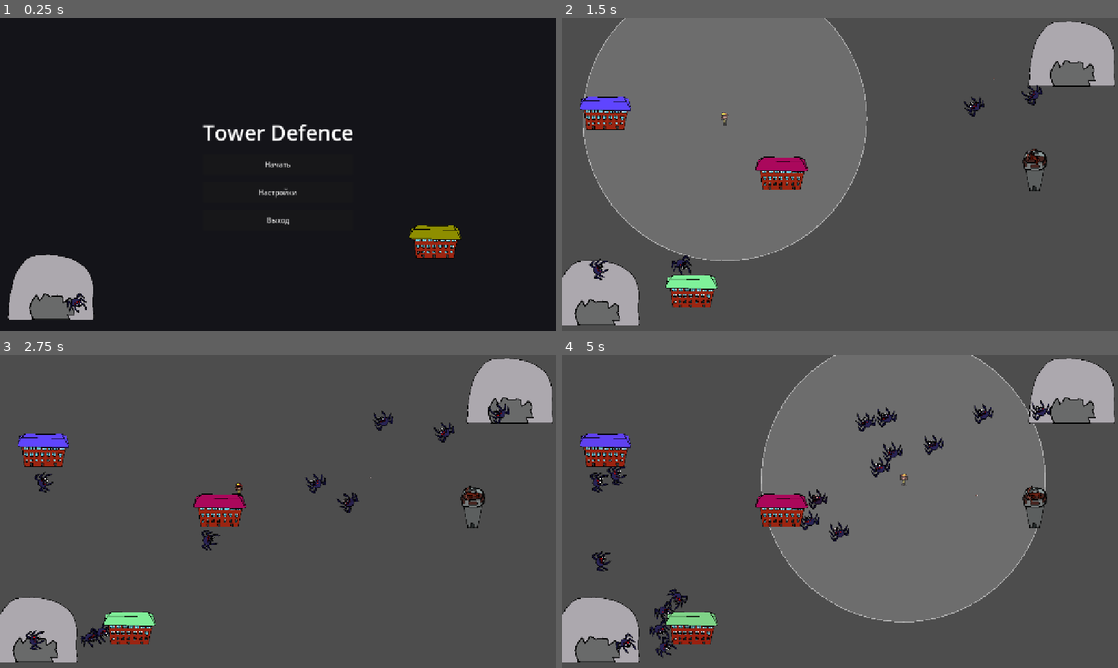
Above: before the commit, frames 1-4 (two rows, left to right).
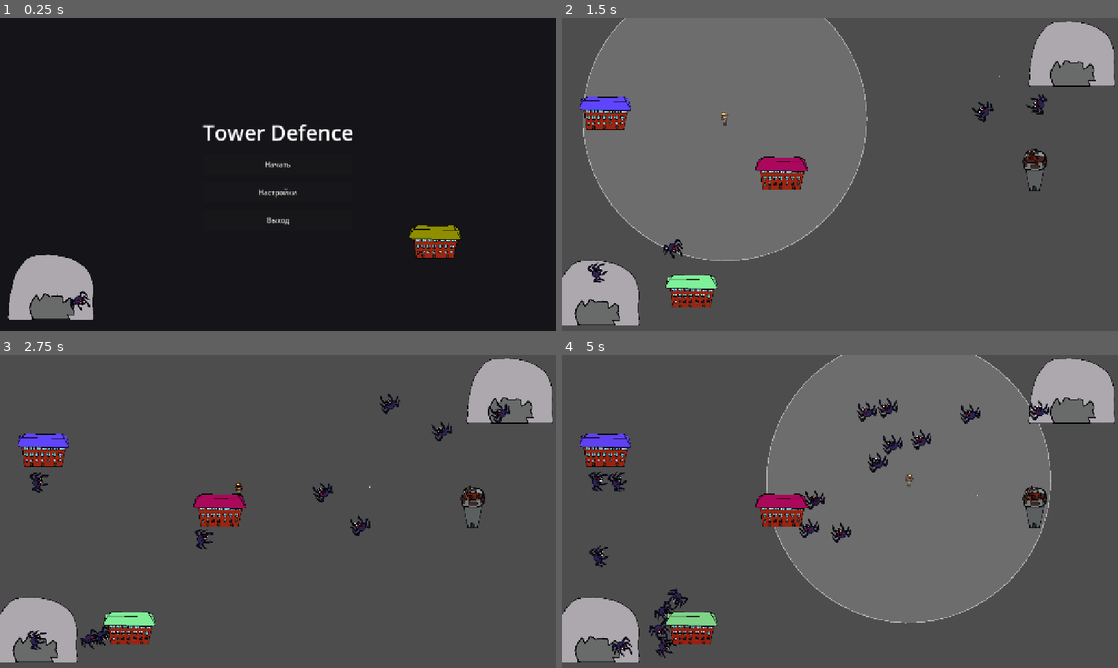
Above: after the commit, the same moments.

Repository: ternaryCat/ldjam59
Game: Godot game, scene res://components/menu.tscn
The game is run twice, just before and just after one commit, with the same random seed, the same clock (stepped at 60 frames per second) and the same inputs.
Inputs:
- Up to frame 1 (0.25 s): no input
- Up to frame 2 (1.5 s): click "Начать" at 0.5 s; hold D (right) from 1.28 s (still down); hold Space (activate) from 1.28 s (still down)
- Up to frame 3 (2.75 s): release D (right) at 2.03 s; release Space (activate) at 2.03 s; hold S (down) from 2.03 s (still down); tap Space (activate) at 2.1 s
- Up to frame 4 (5 s): release S (down) at 2.78 s; hold Space (activate) 2.78-3.53 s; hold D (right) 2.78-4.28 s; tap W (top) at 2.85 s; tap Space (activate) at 3.6 s; hold A (left) from 4.28 s (still down); hold Space (activate) from 4.28 s (still down)

The runs differ from the first frame. In frame 1, 0.1% of the frame differs, in the area x 12-17%, y 86-95%; in frame 2, 0.8%; in frame 3, 1.4%; in frame 4, 4.4%, in the area x 4-88%, y 0-97%.

Commit message:
add random to enimes movements

Diff:
--- a/components/level/enemy.gd
+++ b/components/level/enemy.gd
@@ -9,6 +9,14 @@
 const DEAD_COLOR: Color = Color(1, 0.2, 0.2)
 const SEPARATION_DIST: float = 45.0
 const NEIGHBOR_PUSH: float = 15.0
+const DRIFT_IMPULSE_MIN: float = 2.0
+const DRIFT_IMPULSE_MAX: float = 5.0
+const DRIFT_CAP_MIN: float = 0.35
+const DRIFT_CAP_MAX: float = 0.65
+const DRIFT_DECAY: float = 1.5
+const SPEED_MULT_MIN: float = 0.85
+const SPEED_MULT_MAX: float = 1.15
+const TARGET_JITTER: float = 25.0
 
 var _in_field: bool = false
 var _player: CharacterBody2D = null
@@ -17,6 +25,11 @@
 var _attack_cooldown: float = 0.0
 var _target_building: Node2D = null
 var _query: PhysicsShapeQueryParameters2D
+var _drift_impulse: float = 0.0
+var _drift_cap: float = 0.0
+var _drift_angle: float = 0.0
+var _speed_mult: float = 1.0
+var _target_offset: Vector2 = Vector2.ZERO
 
 @onready var _sprite: AnimatedSprite2D = $sprite
 @onready var _collision: Area2D = $collision
@@ -34,17 +47,27 @@
 	_query.collision_mask = 64
 	_query.collide_with_areas = false
 	_query.exclude = [get_rid()]
+	_drift_impulse = randf_range(DRIFT_IMPULSE_MIN, DRIFT_IMPULSE_MAX)
+	_drift_cap = randf_range(DRIFT_CAP_MIN, DRIFT_CAP_MAX)
+	_speed_mult = randf_range(SPEED_MULT_MIN, SPEED_MULT_MAX)
+	_target_offset = Vector2.from_angle(randf() * TAU) * randf_range(0.0, TARGET_JITTER)
 
 
 func _physics_process(delta: float) -> void:
 	_attack_cooldown -= delta
 	_cleanup_buildings()
+	var player_controlled: bool = _in_field and Input.is_action_pressed("activate")
 	var direction := _desired_direction()
-	velocity = direction * speed + _crowd_push()
+	if direction != Vector2.ZERO and not player_controlled:
+		_drift_angle += randf_range(-_drift_impulse, _drift_impulse) * delta
+		_drift_angle -= _drift_angle * DRIFT_DECAY * delta
+		_drift_angle = clampf(_drift_angle, -_drift_cap, _drift_cap)
+		direction = direction.rotated(_drift_angle)
+	velocity = direction * speed * _speed_mult + _crowd_push()
 	move_and_slide()
 	if direction != Vector2.ZERO:
 		rotation = direction.angle()
-	if not (_in_field and Input.is_action_pressed("activate")):
+	if not player_controlled:
 		_attack_touching_building()
 
 
@@ -89,7 +112,7 @@
 	var target := _pick_target_building()
 	if target == null:
 		return Vector2.ZERO
-	var to_target := target.global_position - global_position
+	var to_target := target.global_position + _target_offset - global_position
 	if to_target == Vector2.ZERO:
 		return Vector2.ZERO
 	return to_target.normalized()
